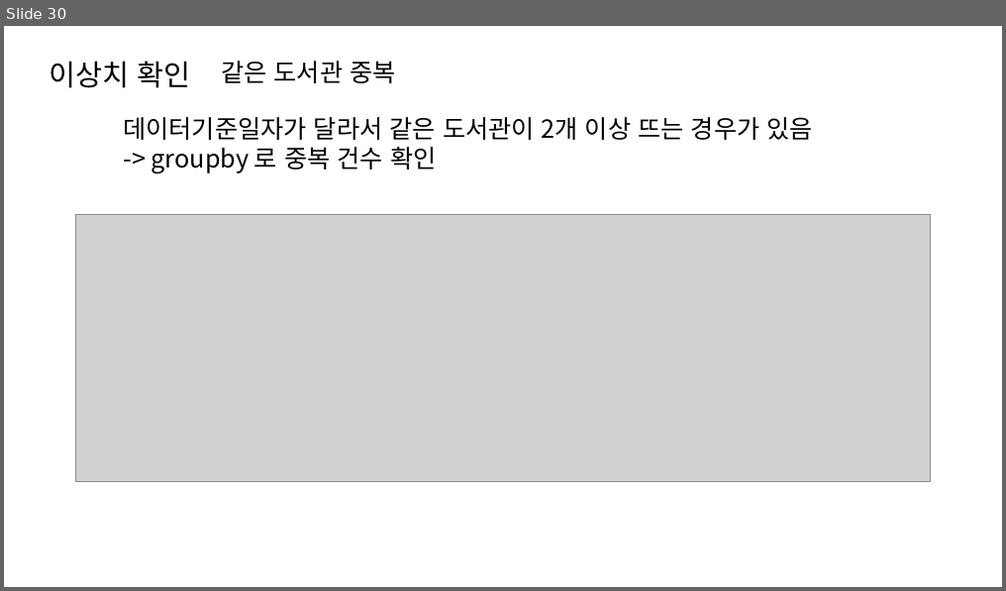
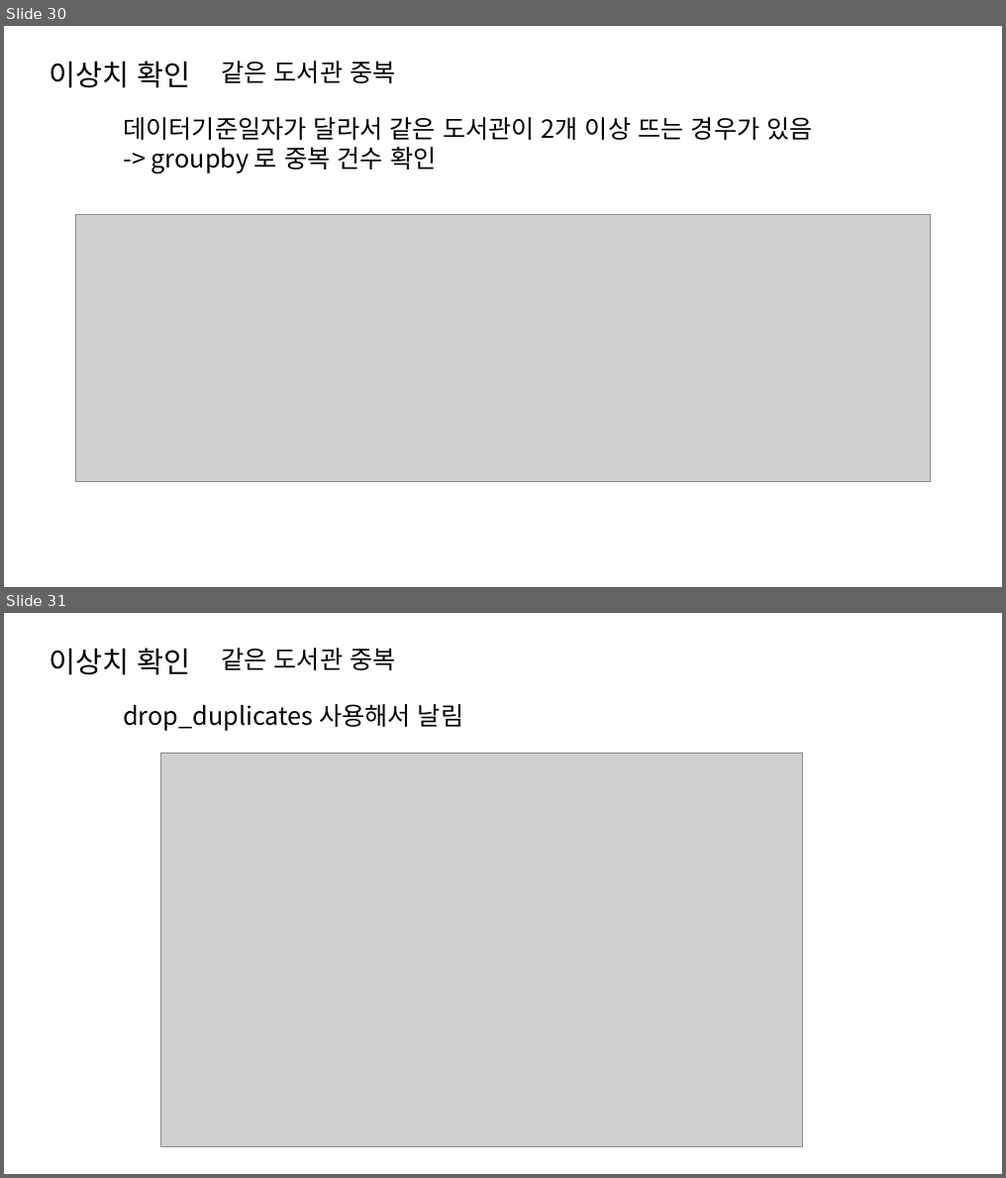
Before and after one commit to dev-hw/SeSAC-live_map, a slide deck: 230810.pptx. Shown one above the other, each under a label of ours: slide 30 before the commit, slides 30 and 31 after it. The pictures are 1006x591 and 1006x1178 pixels, drawn with LibreOffice and Linux fonts; fonts in the diff are those of the drawing; grey boxes stand for pictures. Boxes give left, top, right and bottom in pixels: in the first picture for what was removed or moved away, otherwise in the second. Text is boxed around its words. In the diff, an @@ line names an element or a change of style, - is before the commit and + after.

```diff
--- a/230810.pptx
+++ b/230810.pptx
@@ slide 31 added at box(4, 613, 1002, 1174), background #FFFFFF @@
@@ text added at box(49, 648, 190, 675), 28 pt, text #000000 @@
+이상치 확인
@@ text added at box(221, 648, 395, 670), 24 pt, text #000000 @@
+같은 도서관 중복
@@ text added at box(123, 704, 463, 731), 24 pt, text #000000 @@
+drop_duplicates 사용해서 날림
@@ picture added at box(161, 753, 803, 1148) @@
```
Also in this commit, not shown: 1 slide changed, 6 other slides added.
